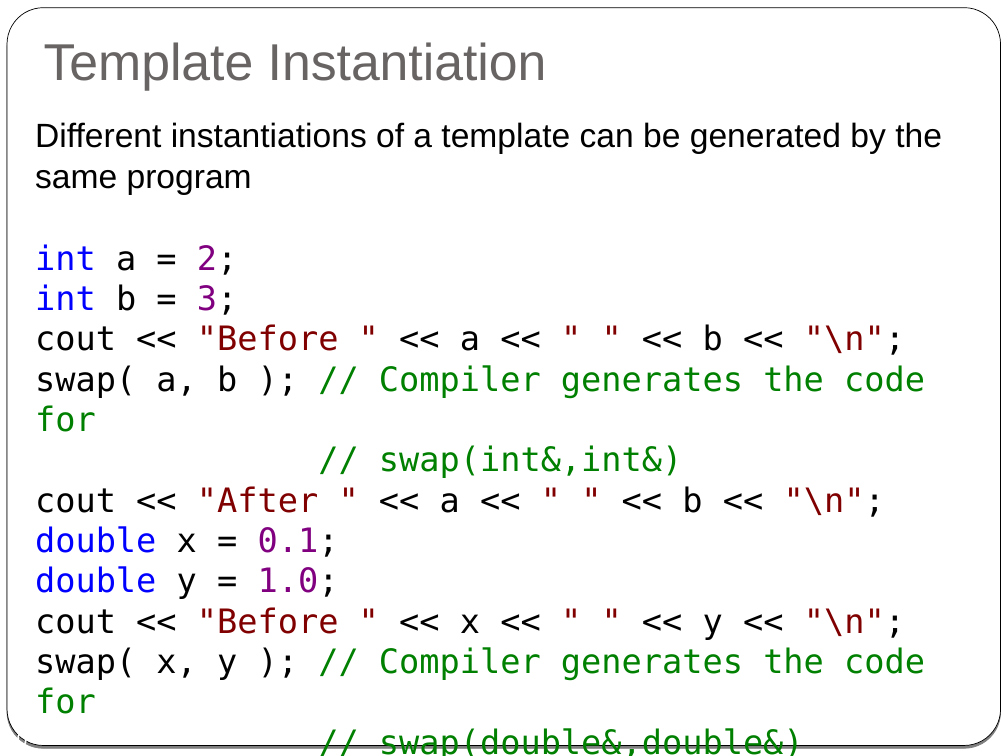
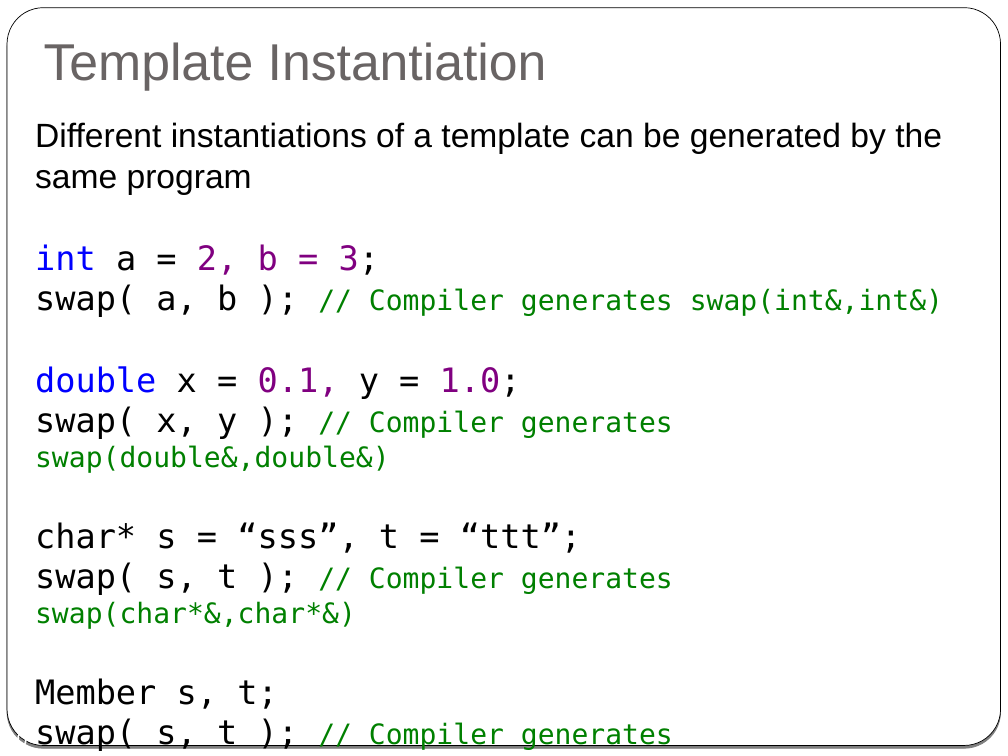
Before and after one commit to cpp-at-ariel/cpp-5778, a slide deck: slide 10 of week08-templates/slides.odp. Drawn at 1008x756 pixels with LibreOffice and Linux fonts; fonts in the diff are those of the drawing. Boxes give left, top, right and bottom in pixels: in the first picture for what was removed or moved away, otherwise in the second. Text is boxed around its words. In the diff, an @@ line names an element or a change of style, - is before the commit and + after.

Commit message:
corrections after Monday class

```diff
--- a/week08-templates/slides.odp
+++ b/week08-templates/slides.odp
@@ text at box(35, 244, 943, 751): text changed; size 24 to 20 pt; text colour #000000 to #008000 @@
-int a = 2;
-int b = 3;
-cout << "Before " << a << " " << b << "\n";
-swap( a, b ); // Compiler generates the code for
-// swap(int&,int&)
-cout << "After " << a << " " << b << "\n";
-double x = 0.1;
-double y = 1.0;
-cout << "Before " << x << " " << y << "\n";
-swap( x, y ); // Compiler generates the code for
-// swap(double&,double&)
-cout << "After " << x << " " << y << "\n";
+int a = 2, b = 3;
+swap( a, b ); // Compiler generates swap(int&,int&)
+double x = 0.1, y = 1.0;
+swap( x, y ); // Compiler generates swap(double&,double&)
+char* s = “sss”, t = “ttt”;
+swap( s, t ); // Compiler generates swap(char*&,char*&)
+Member s, t;
+swap( s, t ); // Compiler generates swap(Member&,Member&)
```
Also in this commit, not shown: 5 other slides changed, 5 other files.
